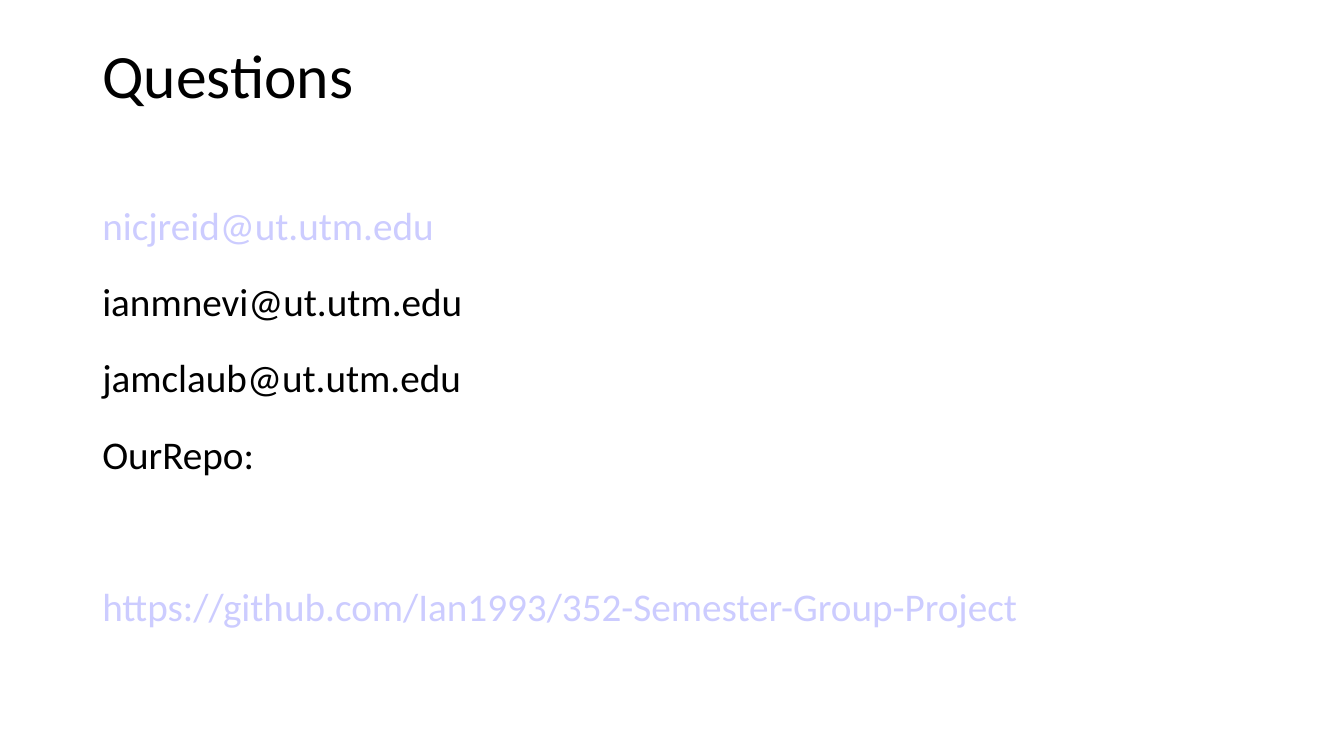
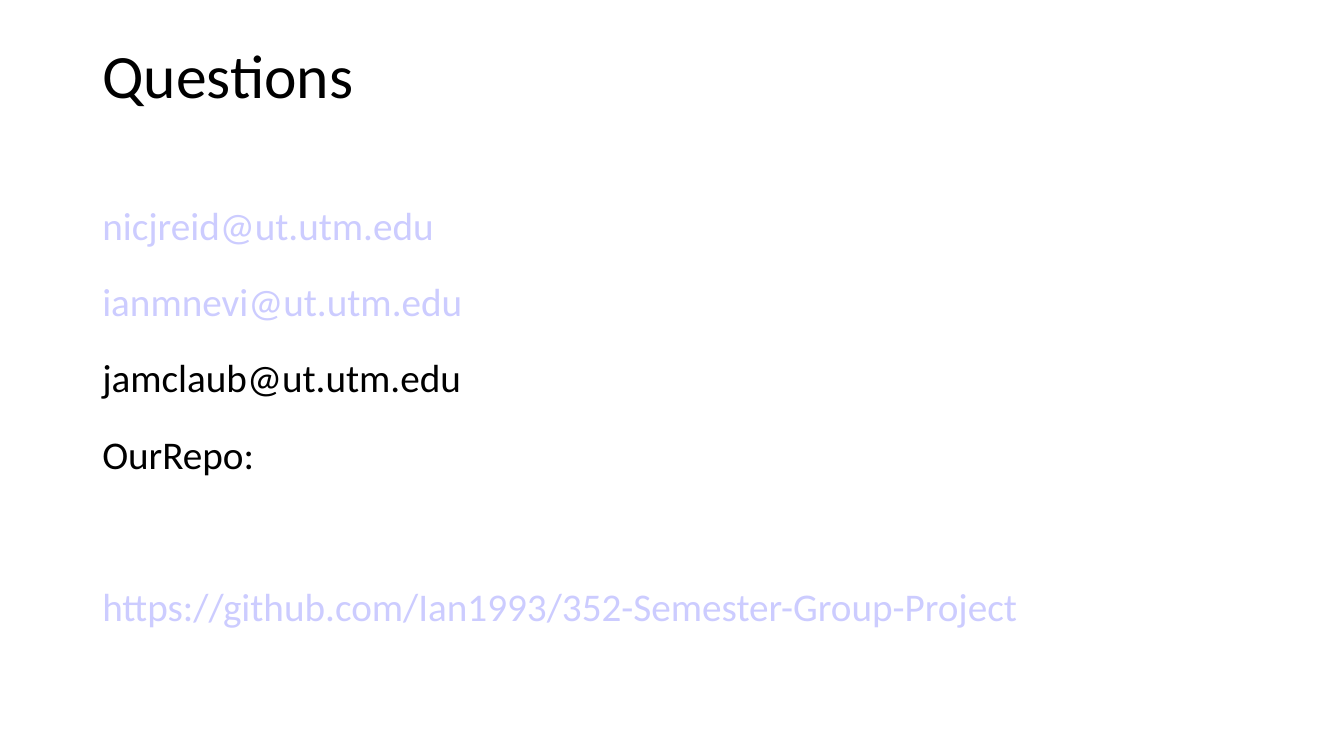
Before and after one commit to Ian1993/352-Semester-Group-Project, a slide deck: slide 7 of project presentation.ppt. Drawn at 1344x756 pixels with LibreOffice and Linux fonts; fonts in the diff are those of the drawing. Boxes give left, top, right and bottom in pixels: in the first picture for what was removed or moved away, otherwise in the second. Text is boxed around its words. In the diff, an @@ line names an element or a change of style, - is before the commit and + after.

```diff
--- a/project presentation.ppt
+++ b/project presentation.ppt
@@ text at [102, 289, 462, 320]: text colour #000000 to #CCCCFF in "ianmnevi@ut.utm.edu" @@
```
Also in this commit, not shown: 2 other slides changed, 3 other files.
